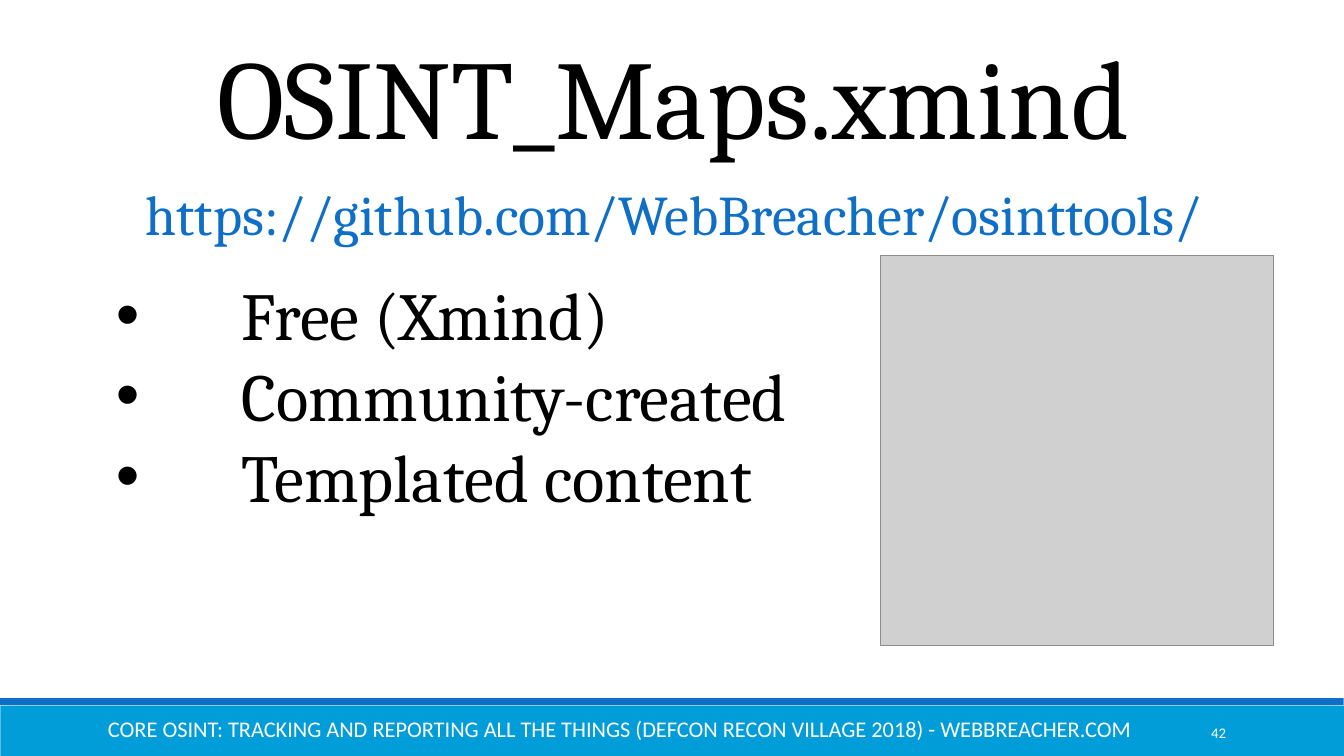
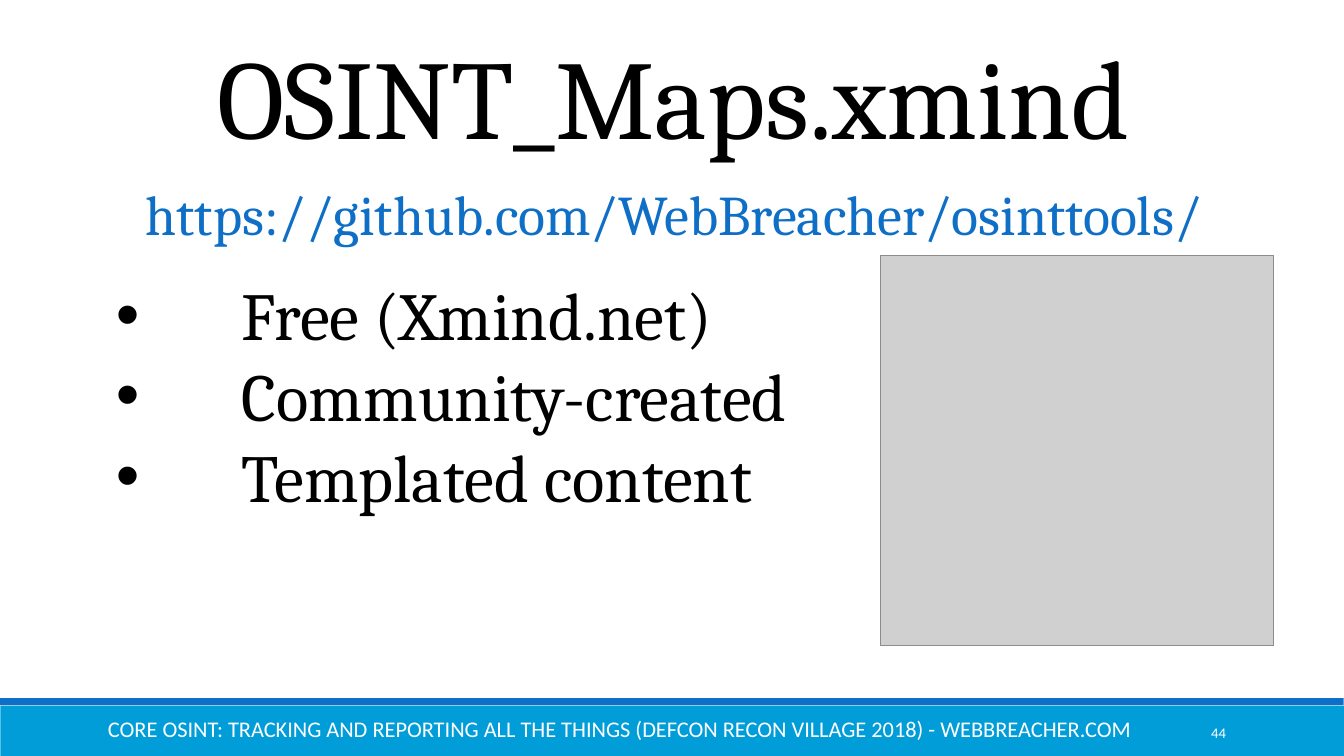
Before and after one commit to mgcfish/presentations-1, a slide deck: slide 44 of Defcon_ReconVillage_Core OSINT - Reporting All the Things_v1.pptx (slide 42 before the commit). Drawn at 1344x756 pixels with LibreOffice and Linux fonts; fonts in the diff are those of the drawing; grey boxes stand for pictures. Boxes give left, top, right and bottom in pixels: in the first picture for what was removed or moved away, otherwise in the second. Text is boxed around its words. In the diff, an @@ line names an element or a change of style, - is before the commit and + after.

```diff
--- a/Defcon_ReconVillage_Core OSINT - Reporting All the Things_v1.pptx
+++ b/Defcon_ReconVillage_Core OSINT - Reporting All the Things_v1.pptx
@@ text at box(242, 292, 711, 350): text changed @@
-• Free (Xmind)
+• Free (Xmind.net)
@@ page number at box(1211, 728, 1226, 738): text changed @@
-42
+44
```
Also in this commit, not shown: 5 other slides changed, 2 slides added.
